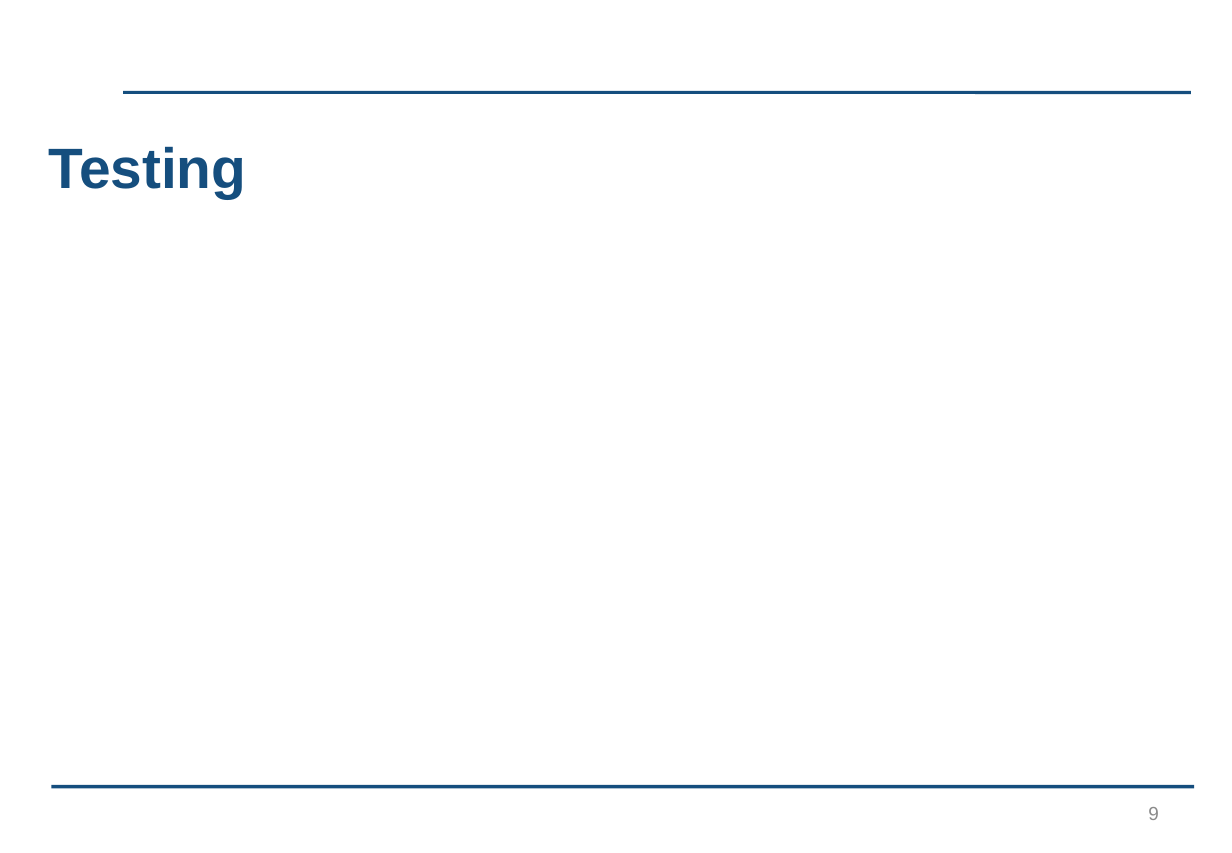
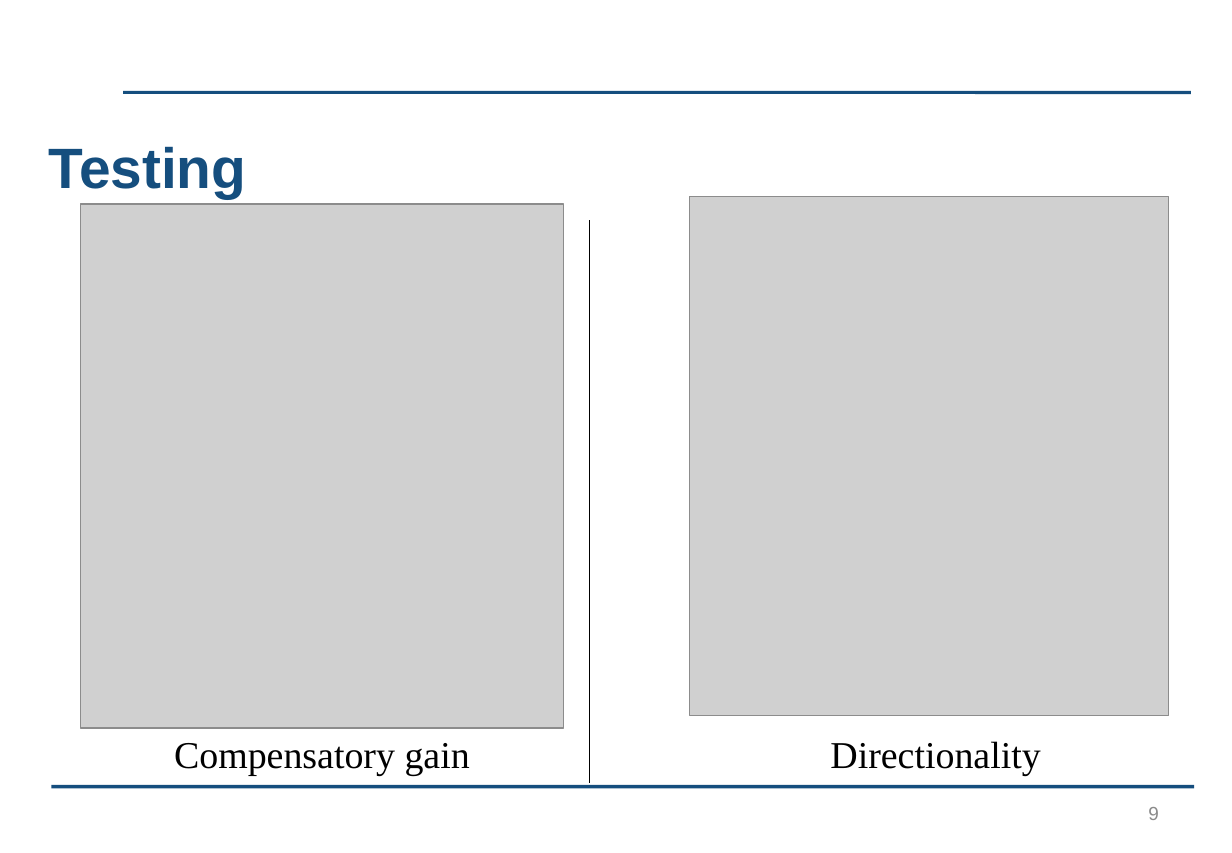
Before and after one commit to kayjayB/I_cant_hear_you, a slide deck: slide 9 of Presentation/Lab Project Presentation.pptx. Drawn at 1232x853 pixels with LibreOffice and Linux fonts; fonts in the diff are those of the drawing; grey boxes stand for pictures; background and template pictures are left out. Boxes give left, top, right and bottom in pixels: in the first picture for what was removed or moved away, otherwise in the second. Text is boxed around its words. In the diff, an @@ line names an element or a change of style, - is before the commit and + after.

Commit message:
testing diagrams

```diff
--- a/Presentation/Lab Project Presentation.pptx
+++ b/Presentation/Lab Project Presentation.pptx
@@ picture added at box(81, 204, 564, 728) @@
@@ picture added at box(691, 197, 1169, 717) @@
@@ line added from (589, 221) to (589, 783), #000000 0.75 pt @@
@@ text added at box(174, 743, 470, 776), 24 pt, text #000000 @@
+Compensatory gain
@@ text added at box(830, 741, 1040, 776), 24 pt, text #000000 @@
+Directionality
```
Also in this commit, not shown: 1 other file.
